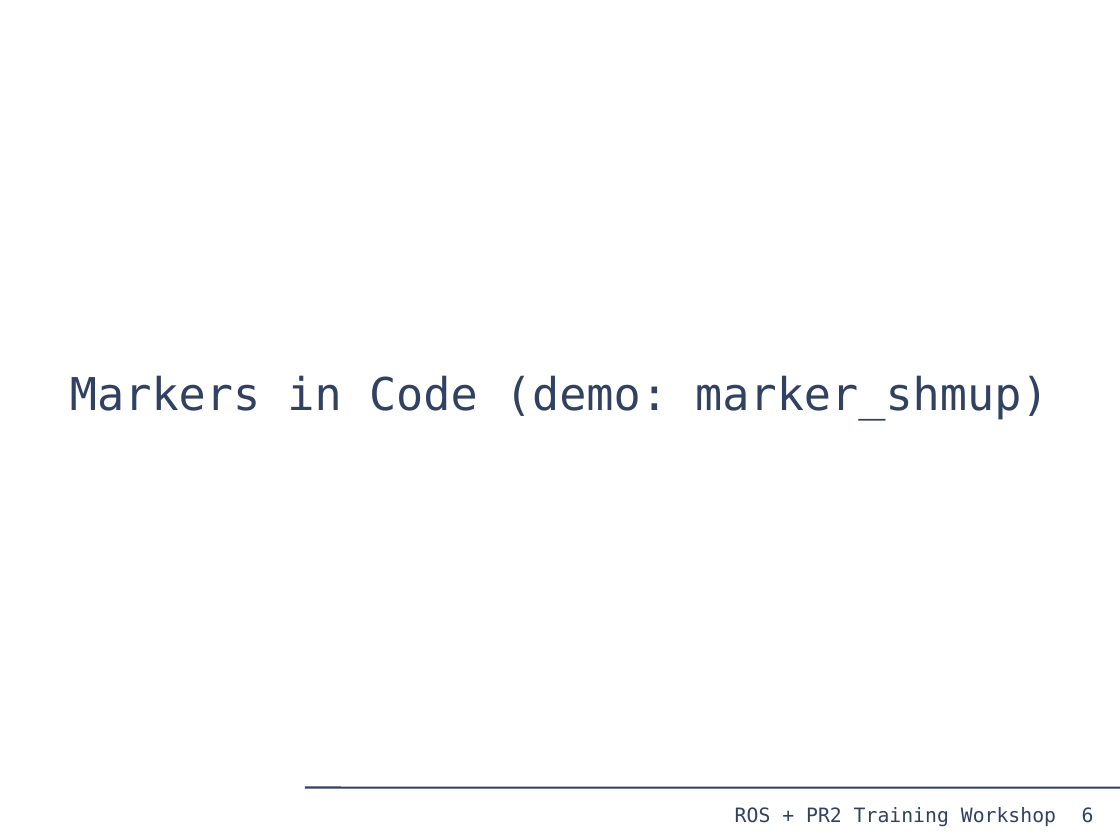
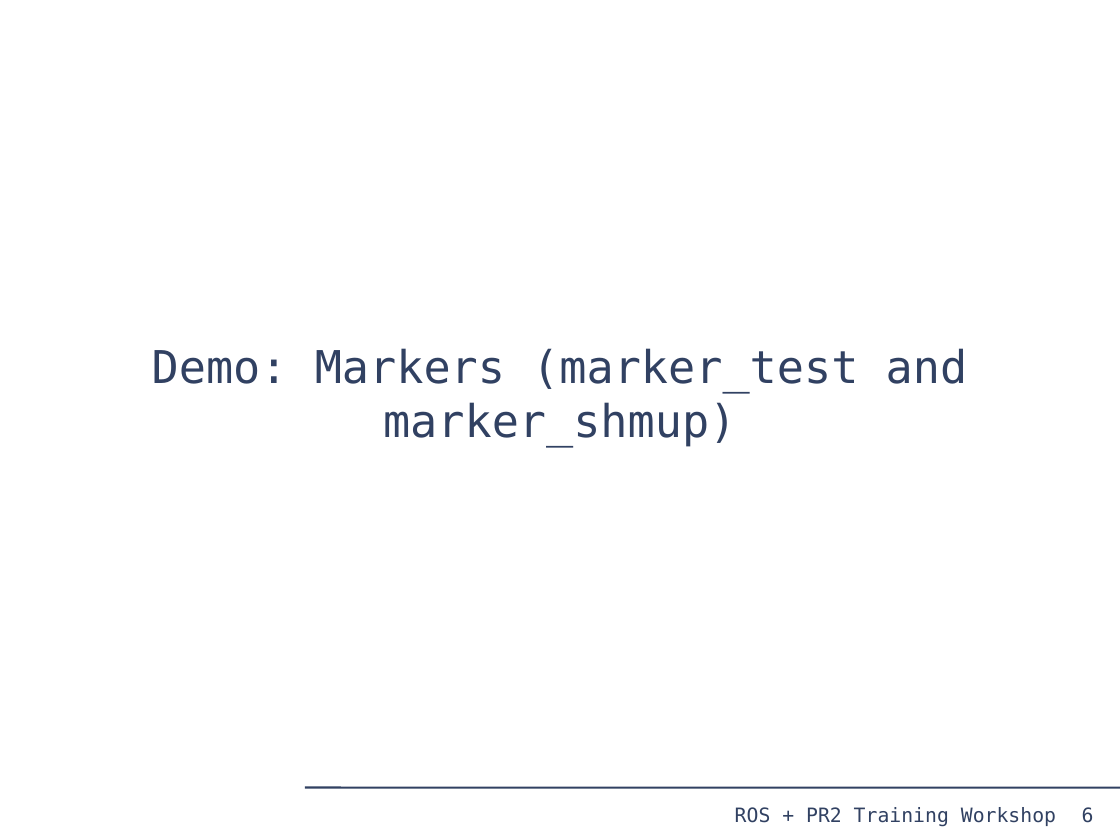
Before and after one commit to PR2/pr2_docs, a slide deck: slide 6 of pr2_training_workshop/rviz/rviz.odp. Drawn at 1120x840 pixels with LibreOffice and Linux fonts; fonts in the diff are those of the drawing. Boxes give left, top, right and bottom in pixels: in the first picture for what was removed or moved away, otherwise in the second. Text is boxed around its words. In the diff, an @@ line names an element or a change of style, - is before the commit and + after.

```diff
--- a/pr2_training_workshop/rviz/rviz.odp
+++ b/pr2_training_workshop/rviz/rviz.odp
@@ subtitle at (x1=152, y1=348, x2=968, y2=447): text changed @@
-Markers in Code (demo: marker_shmup)
+Demo: Markers (marker_test and marker_shmup)
```
Also in this commit, not shown: 4 other slides changed.
